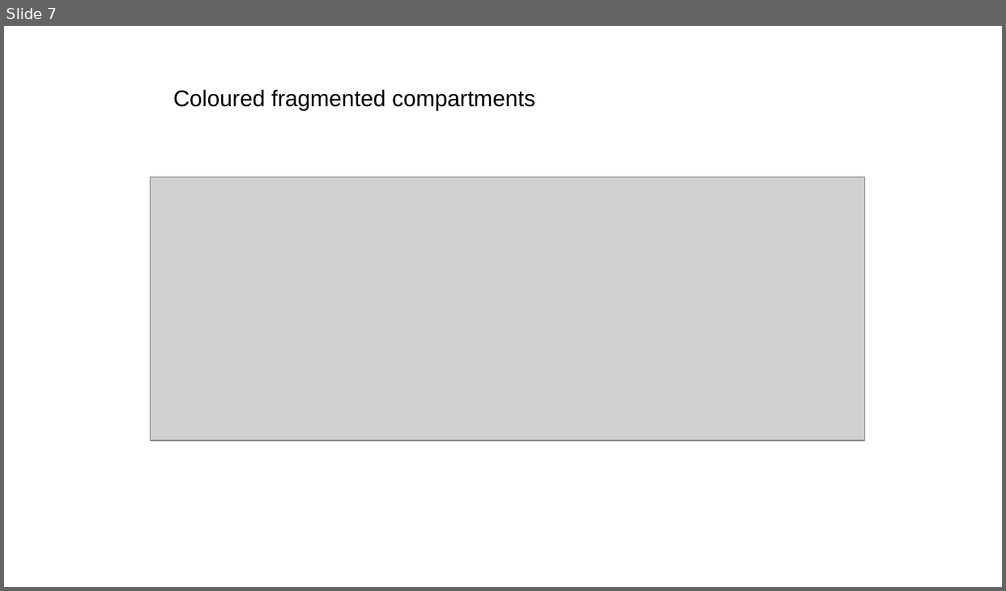
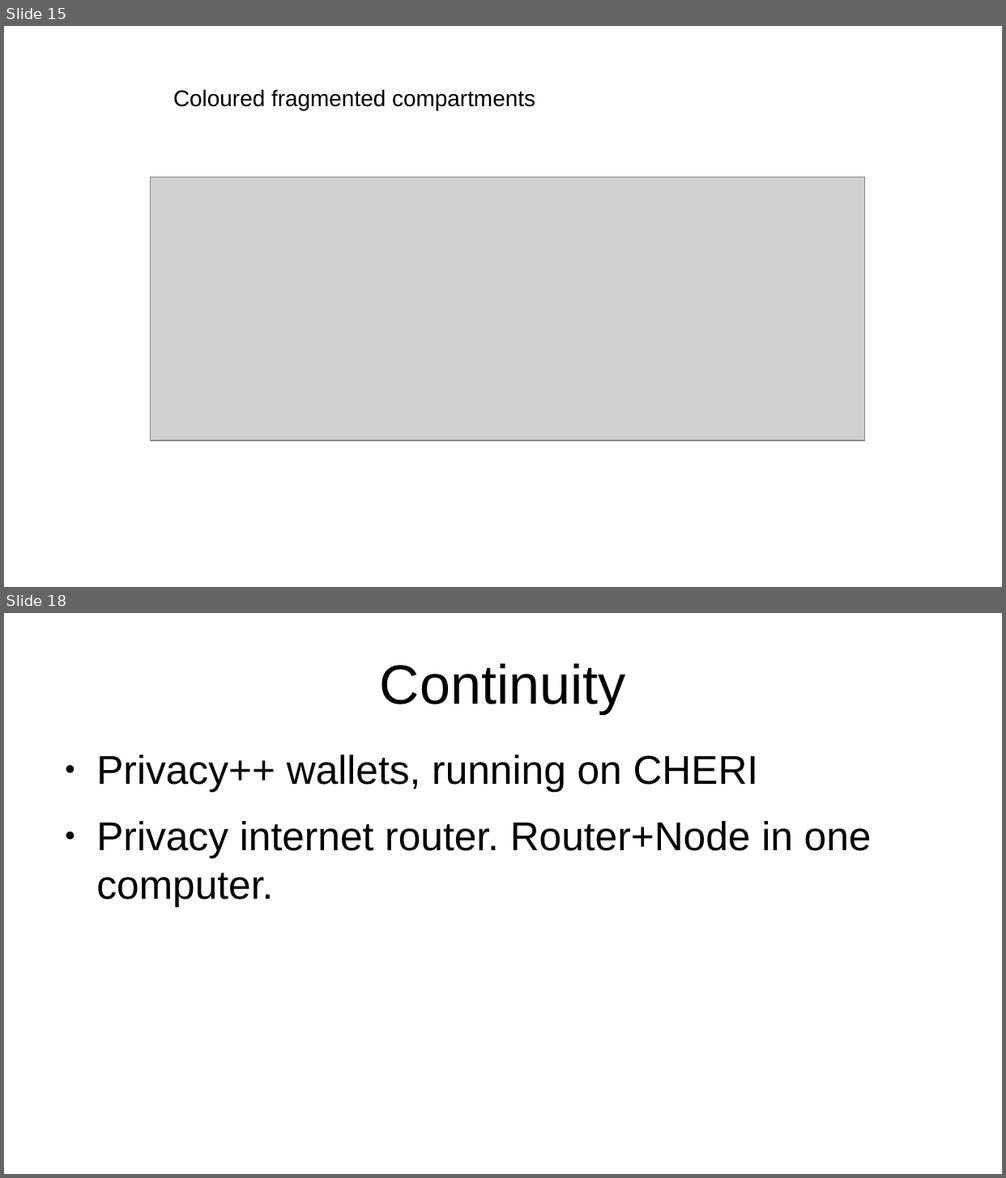
Before and after one commit to root1m3/morello, a slide deck: doc/comparmentalization.odp. Shown one above the other, each under a label of ours: slide 7 before the commit, slides 15 and 18 after it; the slides between them are not shown. The pictures are 1006x591 and 1006x1178 pixels, drawn with LibreOffice and Linux fonts; fonts in the diff are those of the drawing; grey boxes stand for pictures. Boxes give left, top, right and bottom in pixels: in the first picture for what was removed or moved away, otherwise in the second. Text is boxed around its words. In the diff, an @@ line names an element or a change of style, - is before the commit and + after.

```diff
--- a/doc/comparmentalization.odp
+++ b/doc/comparmentalization.odp
@@ slide 18 added at <box>4,613,1002,1174</box>, background #FFFFFF @@
@@ title added at <box>380,663,625,714</box>, 44 pt, text #000000 @@
+Continuity
@@ text added at <box>96,755,872,906</box>, 32 pt, text #000000 @@
+● Privacy++ wallets, running on CHERI
+● Privacy internet router. Router+Node in one computer.
@@ what was slide 7 is now slide 15 @@
```
Also in this commit, not shown: 1 slide changed, 11 other slides added.
